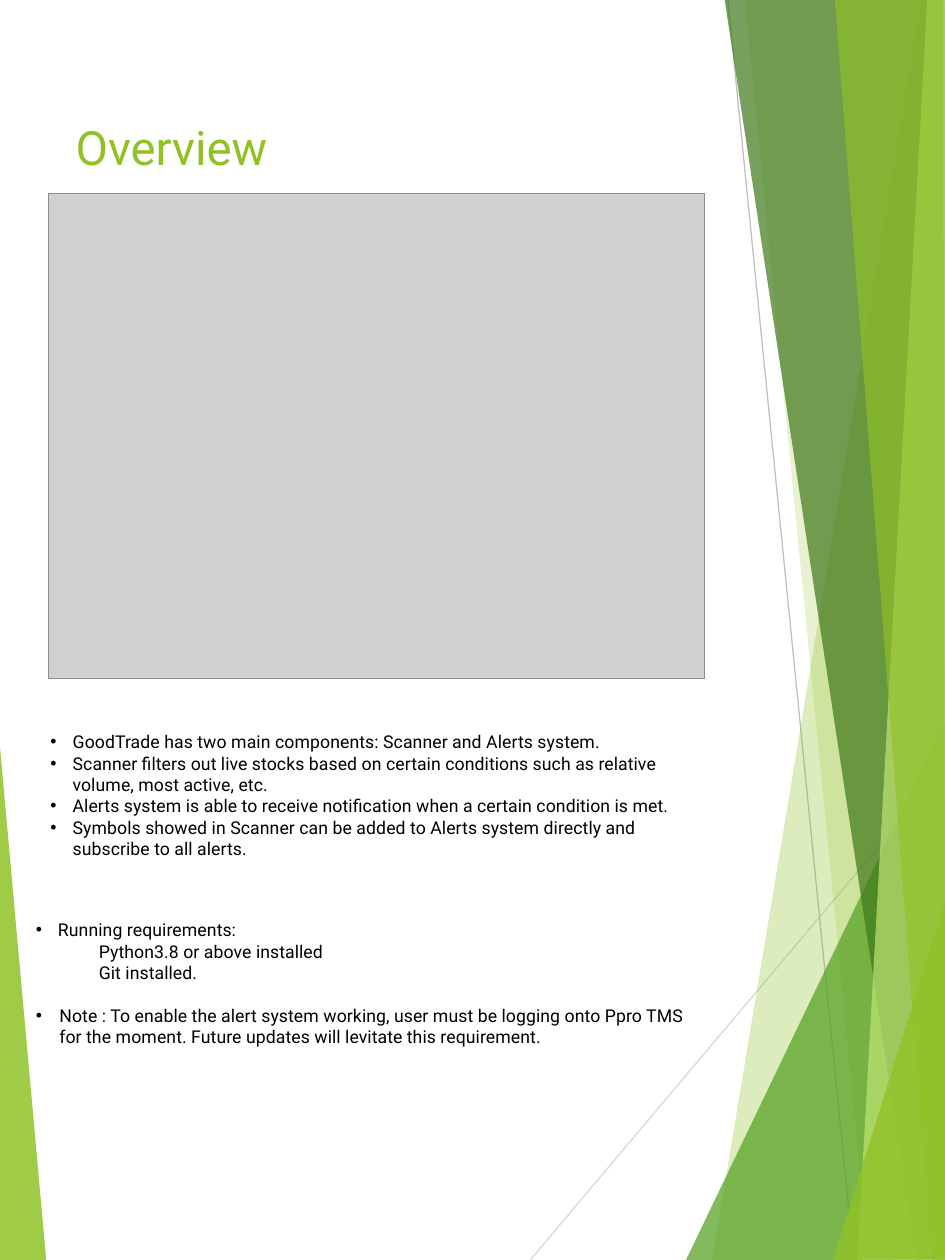
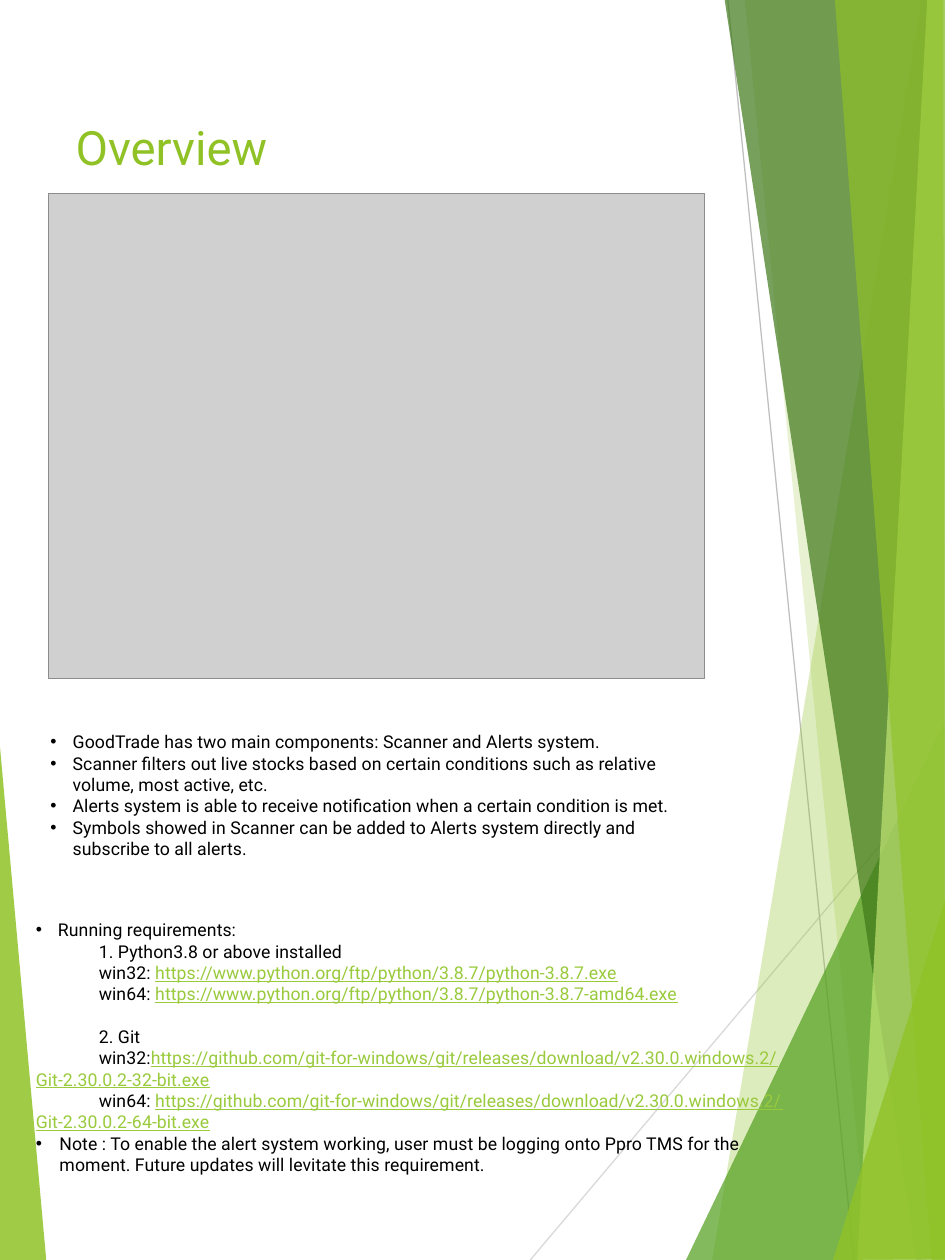
Before and after one commit to chiaochiaoo/GoodTrade, a slide deck: slide 2 of manual/Good trade software manual.pptx. Drawn at 945x1260 pixels with LibreOffice and Linux fonts; fonts in the diff are those of the drawing; grey boxes stand for pictures. Boxes give left, top, right and bottom in pixels: in the first picture for what was removed or moved away, otherwise in the second. Text is boxed around its words. In the diff, an @@ line names an element or a change of style, - is before the commit and + after.

```diff
--- a/manual/Good trade software manual.pptx
+++ b/manual/Good trade software manual.pptx
@@ text at box(36, 944, 781, 1131): text changed; text colour #000000 to #99CA3C @@
-Python3.8 or above installed
-Git installed.
+1. Python3.8 or above installed
+win32: https://www.python.org/ftp/python/3.8.7/python-3.8.7.exe
+win64: https://www.python.org/ftp/python/3.8.7/python-3.8.7-amd64.exe
+2. Git
+win32:https://github.com/git-for-windows/git/releases/download/v2.30.0.windows.2/Git-2.30.0.2-32-bit.exe
+win64: https://github.com/git-for-windows/git/releases/download/v2.30.0.windows.2/Git-2.30.0.2-64-bit.exe
```
Also in this commit, not shown: 1 other file.
